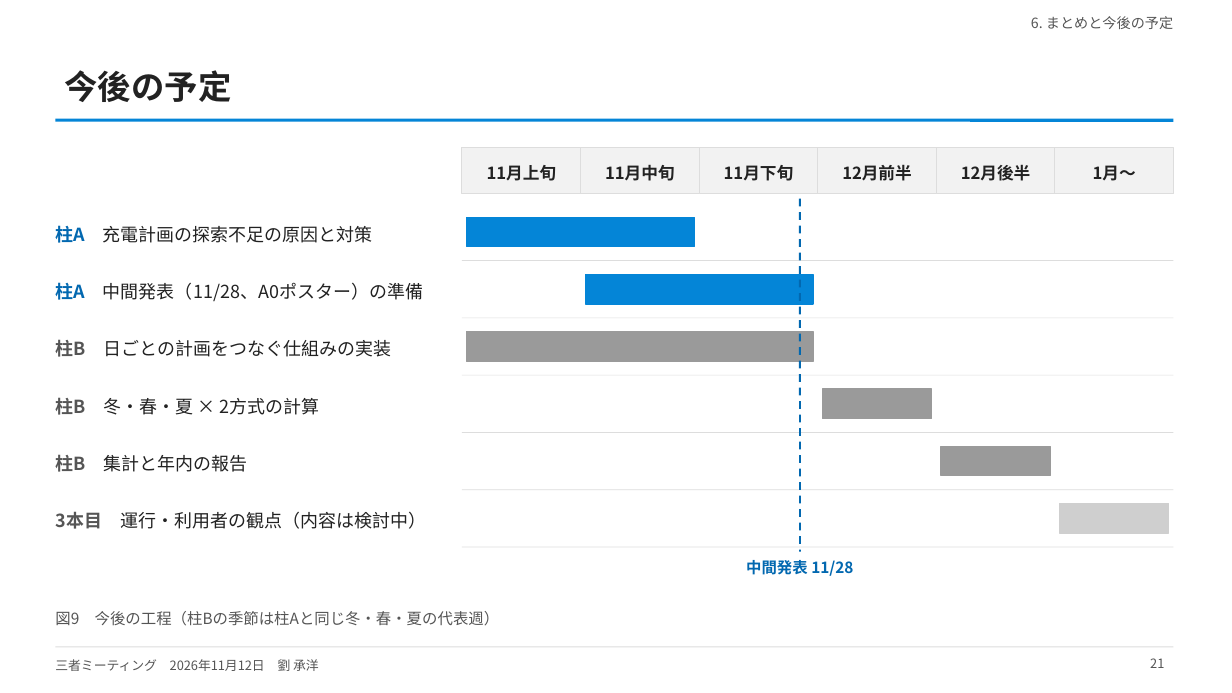
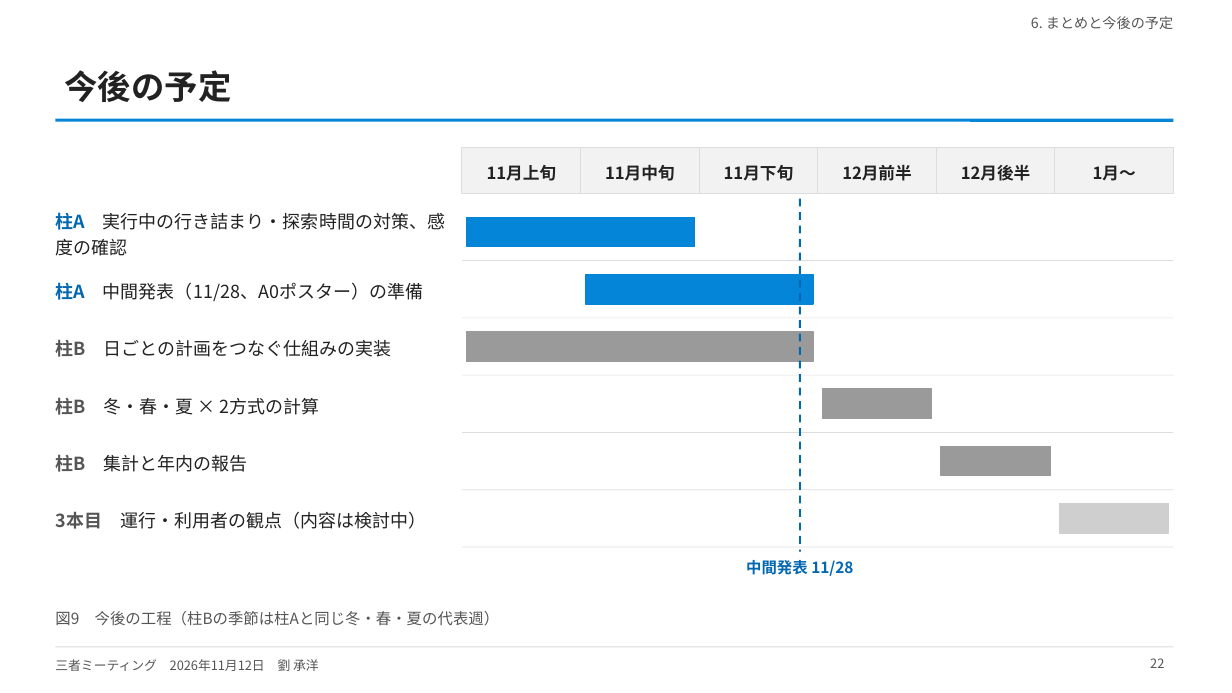
Before and after one commit to CYLIU2003/master-course, a slide deck: slide 22 of outcome/2026-11-12_three_party/three_party_20261112.pptx (slide 21 before the commit). Drawn at 1232x693 pixels with LibreOffice and Linux fonts; fonts in the diff are those of the drawing. Boxes give left, top, right and bottom in pixels: in the first picture for what was removed or moved away, otherwise in the second. Text is boxed around its words. In the diff, an @@ line names an element or a change of style, - is before the commit and + after.

```diff
--- a/outcome/2026-11-12_three_party/three_party_20261112.pptx
+++ b/outcome/2026-11-12_three_party/three_party_20261112.pptx
@@ text at [55, 212, 445, 256]: text changed @@
-柱A 充電計画の探索不足の原因と対策
+柱A 実行中の行き詰まり・探索時間の対策、感度の確認
@@ page number at [1150, 658, 1164, 668]: text changed @@
-21
+22
```
Also in this commit, not shown: 17 other slides changed, 1 slide added, 8 other files.
